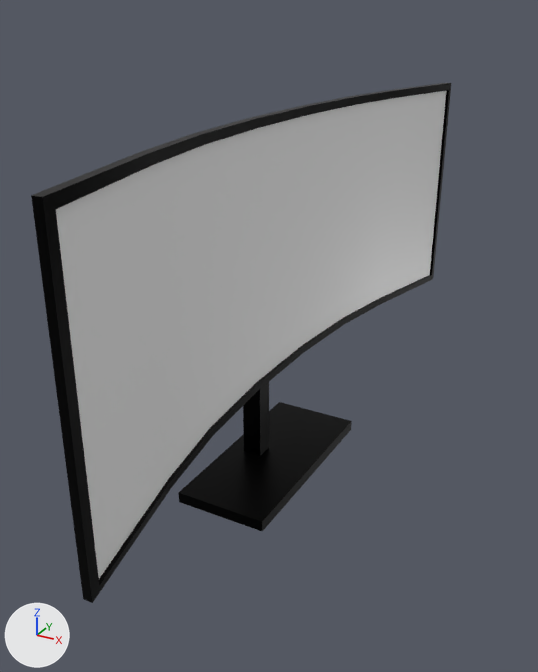
A saved change to the FBX model Assets/VRLab/Modules/UTK/Graphic/Assets/Monitor/Monitor.fbx.
Before and after are seen from a camera (50 mm lens) standing at (0.288, -0.501, 0.374) and looking at (0.02, -0.012, 0.13). Lighting does not change. The marker at lower left points along +X, +Y and +Z. Where no turn or scale is listed for an object, it has been applied to the vertices.

The first picture shows 'Monitor Holder'.
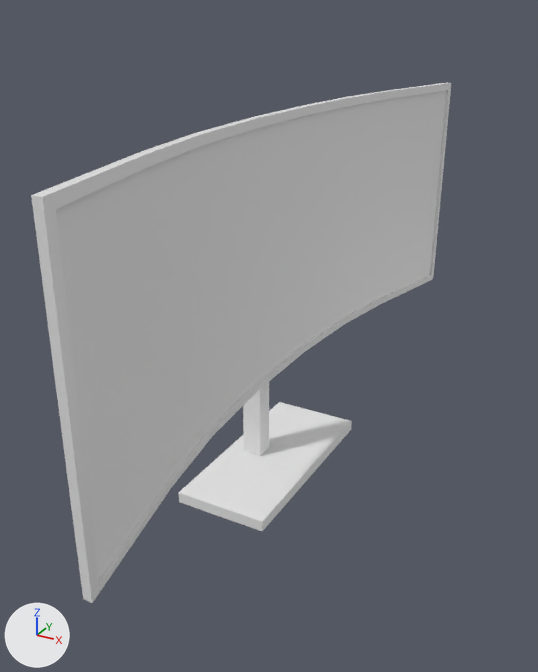
Commit message: Updated monitor asset

Pixel boxes [x1, y1, x2, y2] of what changed, in the pictures (538 x 672 px):
part 1 of me_plane_008, recoloured (black to white): [31, 83, 451, 603] in both

The change, as a diff of the scene's bpy script:
```diff
--- a/Assets/VRLab/Modules/UTK/Graphic/Assets/Monitor/Monitor.fbx.py
+++ b/Assets/VRLab/Modules/UTK/Graphic/Assets/Monitor/Monitor.fbx.py
@@ me_plane_008 @@
 me_plane_008.from_pydata(...)  # 101 vertices, 91 faces; spans x -0.024..0.067, y -0.285..0.285, z 0.0..0.306
 # used by ob_monitor_holder; location = (0.0, 0.0, 0.0)
-me_plane_008.materials.append(mat_monitor_glow)  # white #e7e7e7
+# me_plane_008 part 1: all 84 faces that had it switch from mat_monitor_metal (black #000000) to no material
```
